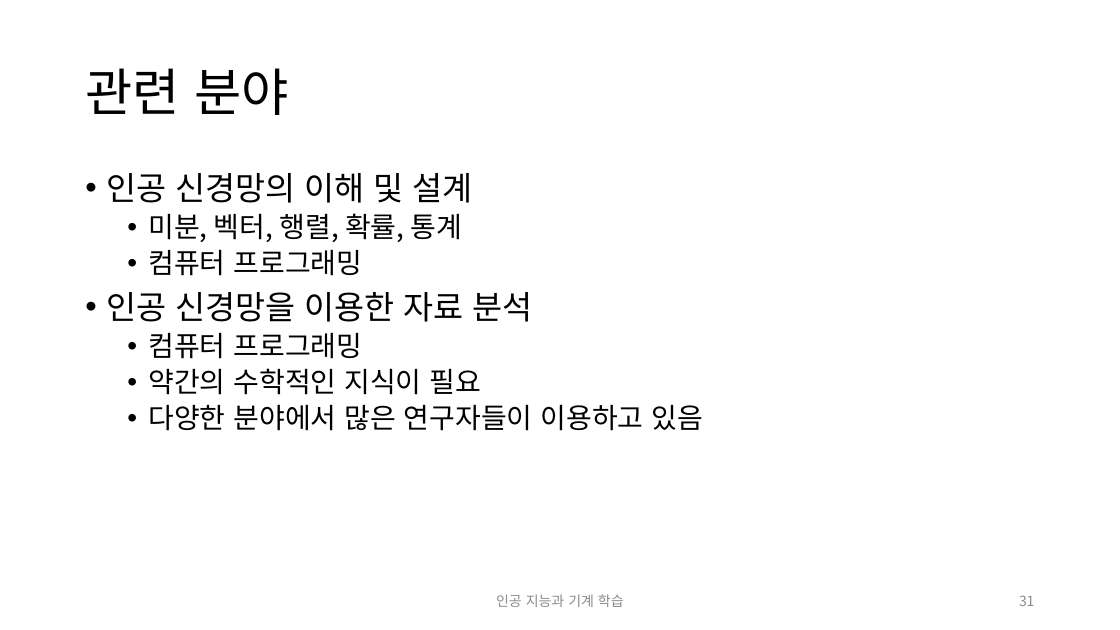
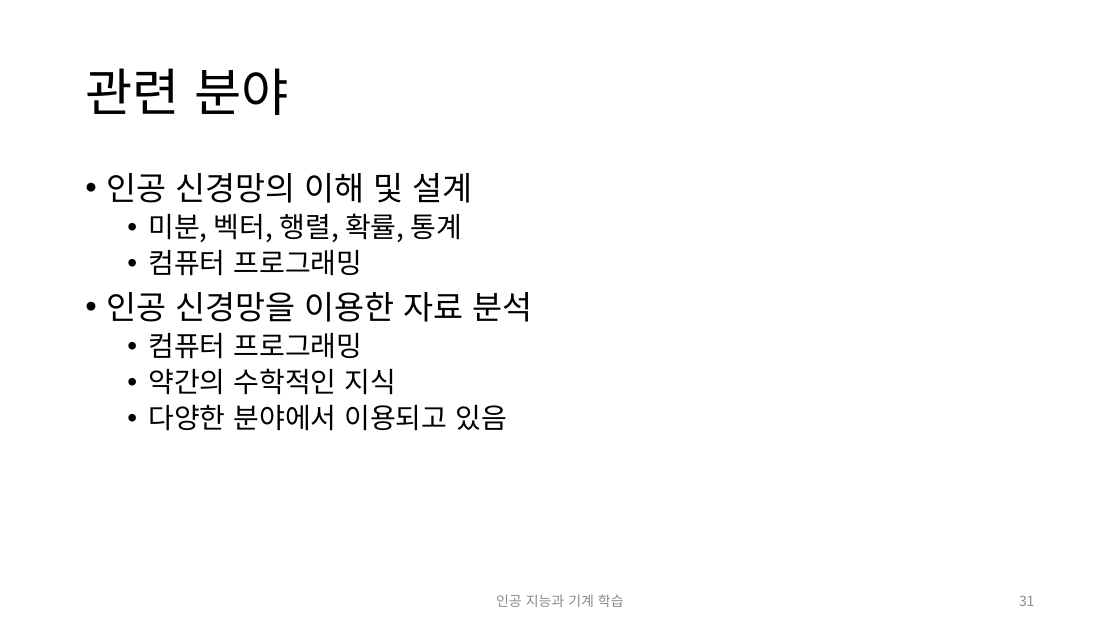
Before and after one commit to ggorr/MachineLearning, a slide deck: slide 31 of 인공 지능과 기계 학습.pptx. Drawn at 1120x630 pixels with LibreOffice and Linux fonts; fonts in the diff are those of the drawing. Boxes give left, top, right and bottom in pixels: in the first picture for what was removed or moved away, otherwise in the second. Text is boxed around its words. In the diff, an @@ line names an element or a change of style, - is before the commit and + after.

```diff
--- a/인공 지능과 기계 학습.pptx
+++ b/인공 지능과 기계 학습.pptx
@@ text at <box>148,368,507,431</box>: text changed @@
-  • 약간의 수학적인 지식이 필요
-  • 다양한 분야에서 많은 연구자들이 이용하고 있음
+  • 약간의 수학적인 지식
+  • 다양한 분야에서 이용되고 있음
```
Also in this commit, not shown: 14 other slides changed.
